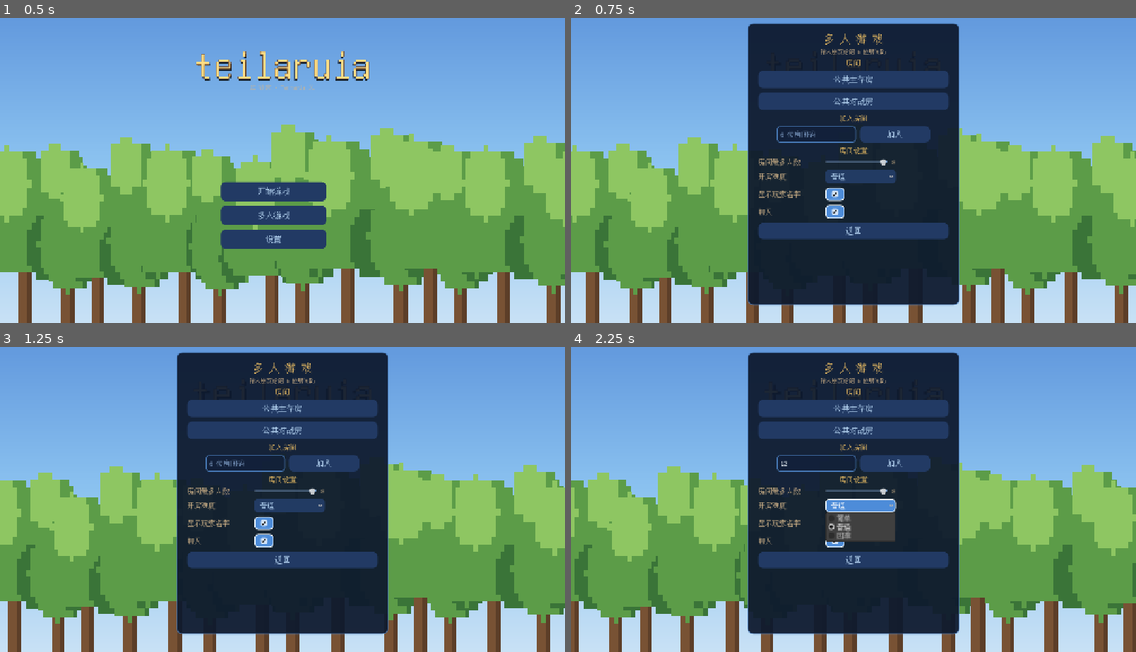
Above: before the commit, frames 1-4 (two rows, left to right).
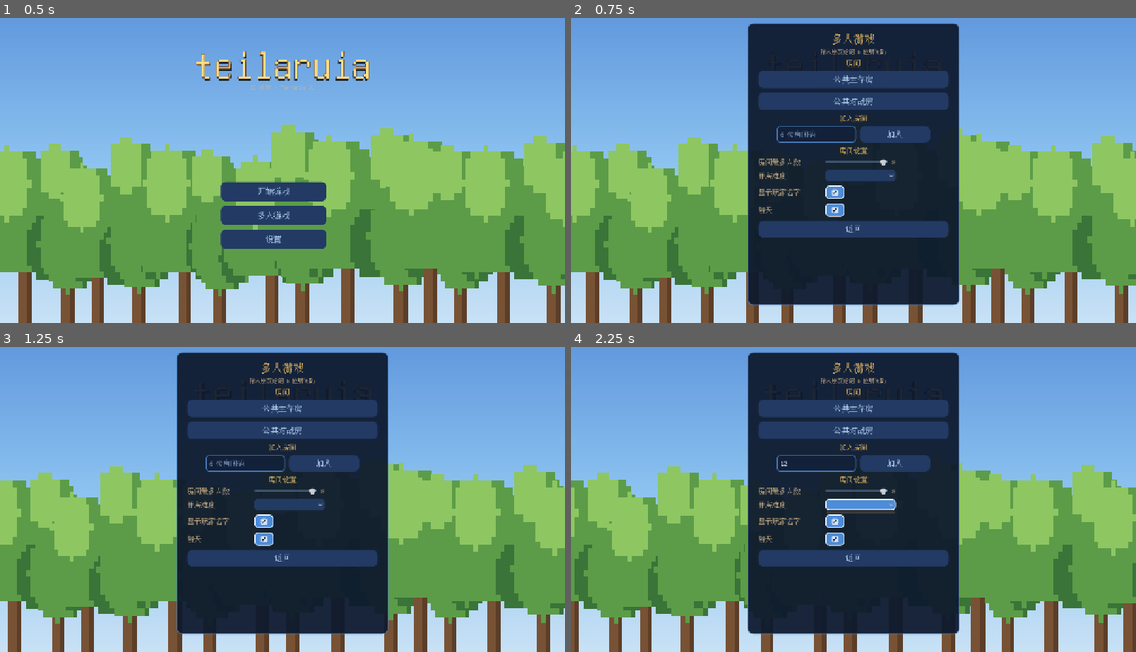
Above: after the commit, the same moments.

Repository: Nornttyy/tielaruia
Game: Godot game, scene res://scenes/main.tscn
Two runs of this game, one before a commit and one after it. Both use one fixed random seed, a clock stepped at 60 frames per second and the inputs below.
Inputs (mouse positions are in pixels of both pictures, inside the frame that each line leads up to):
- Up to frame 1 (0.5 s): no input
- Up to frame 2 (0.75 s): click "多人游戏" at 0.5 s
- Up to frame 3 (1.25 s): no input
- Up to frame 4 (2.25 s): click (813, 462) at 1.27 s; type "12" at 1.35 s; click (859, 505) at 2 s

Frame 1 is identical in both runs. In frame 2, 1.2% of the frame differs, in the area x 33-67%, y 5-73%; in frame 3, 1.2%; in frame 4, 2.3%.
Error after the commit: Invalid access to property or key 'continuous_place' on a base object of type 'Node (game_settings.gd)'. (res://scripts/ui/main_menu.gd:1125)

Commit message:
feat(ui): 多人设置从主菜单挪进游戏里的'多人游戏'面板 (用户要求)
主菜单 MultiplayerPanel 的多人设置区(名字/聊天/人数/难度)隐藏; 改在暂停菜单
点'多人游戏'弹出的 HostPanel 里建这 4 个设置(同 GameSettings 变量, 持久化). 加测试.

Co-Authored-By: Claude Opus 4.8 (1M context) <noreply@anthropic.com>

Diff:
--- a/scripts/ui/main_menu.gd
+++ b/scripts/ui/main_menu.gd
@@ -117,6 +117,7 @@
 	$SettingsPanel/VBox/EnemyHpBarRow/Label.text = Locale.t("settings_enemy_hp_bar")
 	$SettingsPanel/VBox/EnemyHpNumberRow/Label.text = Locale.t("settings_enemy_hp_number")
 	$SettingsPanel/VBox/ScrollWheelRow/Label.text = Locale.t("settings_scroll_zoom")
+	$SettingsPanel/VBox/ContinuousPlaceRow/Label.text = Locale.t("settings_continuous_place")
 	$MultiplayerPanel/VBox/MpSectionLabel.text = Locale.t("settings_mp_section")
 	$MultiplayerPanel/VBox/MpNamesRow/Label.text = Locale.t("settings_mp_show_names")
 	$MultiplayerPanel/VBox/MpChatRow/Label.text = Locale.t("settings_mp_chat")
@@ -1120,6 +1121,9 @@
 	var scroll_cb: CheckBox = $SettingsPanel/VBox/ScrollWheelRow/CheckBox
 	scroll_cb.button_pressed = GameSettings.scroll_wheel_zoom
 	scroll_cb.toggled.connect(func(p: bool): GameSettings.scroll_wheel_zoom = p)
+	var place_cb: CheckBox = $SettingsPanel/VBox/ContinuousPlaceRow/CheckBox
+	place_cb.button_pressed = GameSettings.continuous_place
+	place_cb.toggled.connect(func(p: bool): GameSettings.continuous_place = p)
 	# 多人游戏: 显示名字 / 聊天 开关 + 房间人数滑条
 	var names_cb: CheckBox = $MultiplayerPanel/VBox/MpNamesRow/CheckBox
 	names_cb.button_pressed = GameSettings.mp_show_names
@@ -1142,6 +1146,11 @@
 	diff_opt.add_item(Locale.t("newgame_difficulty_hard"))
 	diff_opt.selected = clampi(GameSettings.mp_host_difficulty, 0, 2)
 	diff_opt.item_selected.connect(func(idx: int): GameSettings.mp_host_difficulty = idx)
+	# 多人设置已挪进游戏里 (暂停菜单 → 多人游戏面板), 主菜单这份隐藏 (用户要求).
+	for n in ["MpSectionLabel", "MpMaxRow", "MpDiffRow", "MpNamesRow", "MpChatRow"]:
+		var mp_node: Node = $MultiplayerPanel/VBox.get_node_or_null(n)
+		if mp_node != null:
+			(mp_node as CanvasItem).visible = false
 	_apply_button_style(back_btn)
 	back_btn.pressed.connect(_on_settings_back_pressed)
 
--- a/scripts/ui/pause_menu.gd
+++ b/scripts/ui/pause_menu.gd
@@ -31,6 +31,7 @@
 	_creative_button.pressed.connect(_on_creative_pressed)
 	_close_button.pressed.connect(_on_host_close_pressed)
 	_build_kick_ui()
+	_build_mp_settings()
 	# NetworkManager 信号 (autoload, 一直在). 用 host 反馈房间码 + 状态.
 	if NetworkManager != null:
 		if not NetworkManager.status_changed.is_connected(_on_mp_status_changed):
@@ -120,6 +121,60 @@
 	vb.add_child(back)
 
 
+# 多人设置 (用户要求: 从主菜单挪到游戏里的"多人游戏"面板). 建在 HostPanel/VBox, 关闭按钮上方.
+func _build_mp_settings() -> void:
+	var vb: VBoxContainer = $HostPanel/VBox if has_node("HostPanel/VBox") else null
+	if vb == null:
+		return
+	var sec := Label.new()
+	sec.text = "多人设置"
+	sec.add_theme_font_size_override("font_size", 14)
+	sec.add_theme_color_override("font_color", Color(0.7, 0.9, 1.0))
+	vb.add_child(sec)
+	# 显示玩家名字 / 允许聊天 (随时可改)
+	vb.add_child(_mp_checkbox_row("显示玩家名字", GameSettings.mp_show_names,
+		func(p: bool): GameSettings.mp_show_names = p))
+	vb.add_child(_mp_checkbox_row("允许聊天", GameSettings.mp_chat_enabled,
+		func(p: bool): GameSettings.mp_chat_enabled = p))
+	# 房间最多人数 (开公共房用; 存下来下次进房生效)
+	var max_row := HBoxContainer.new()
+	var max_lbl := Label.new(); max_lbl.text = "房间最多人数"; max_lbl.custom_minimum_size = Vector2(120, 0)
+	max_row.add_child(max_lbl)
+	var sld := HSlider.new()
+	sld.min_value = 2; sld.max_value = 8; sld.step = 1; sld.value = GameSettings.mp_max_players
+	sld.custom_minimum_size = Vector2(100, 0); sld.size_flags_horizontal = Control.SIZE_EXPAND_FILL
+	UIStyle.style_slider(sld)
+	var val := Label.new(); val.text = str(GameSettings.mp_max_players); val.custom_minimum_size = Vector2(22, 0)
+	sld.value_changed.connect(func(v: float):
+		GameSettings.mp_max_players = int(v)
+		val.text = str(int(v)))
+	max_row.add_child(sld); max_row.add_child(val)
+	vb.add_child(max_row)
+	# 联机难度 (开房用)
+	var diff_row := HBoxContainer.new()
+	var diff_lbl := Label.new(); diff_lbl.text = "联机难度"; diff_lbl.custom_minimum_size = Vector2(120, 0)
+	diff_row.add_child(diff_lbl)
+	var opt := OptionButton.new()
+	opt.add_item("简单"); opt.add_item("普通"); opt.add_item("困难")
+	opt.selected = clampi(GameSettings.mp_host_difficulty, 0, 2)
+	opt.item_selected.connect(func(i: int): GameSettings.mp_host_difficulty = i)
+	diff_row.add_child(opt)
+	vb.add_child(diff_row)
+	# "关闭"按钮挪到最底 (设置显示在它上面)
+	if _close_button != null:
+		vb.move_child(_close_button, -1)
+
+
+func _mp_checkbox_row(text: String, initial: bool, on_toggle: Callable) -> HBoxContainer:
+	var row := HBoxContainer.new()
+	var lbl := Label.new(); lbl.text = text; lbl.custom_minimum_size = Vector2(120, 0)
+	row.add_child(lbl)
+	var cb := CheckBox.new(); cb.button_pressed = initial
+	cb.toggled.connect(on_toggle)
+	row.add_child(cb)
+	return row
+
+
 func _on_kick_pressed() -> void:
 	_vbox.visible = false
 	_kick_panel.visible = true
--- a/tests/unit/test_pause_menu.gd
+++ b/tests/unit/test_pause_menu.gd
@@ -174,3 +174,20 @@
 	assert_true(pm._multiplayer_button.visible, "私人房该显示'多人游戏'(可看房间码)")
 	assert_true(pm._kick_button.visible, "私人房房主该能踢人")
 	_reset_nm()
+
+
+# 多人设置已从主菜单挪进暂停菜单的多人面板 (用户要求)
+func test_mp_settings_built_in_hostpanel():
+	var pm = _make()
+	var vb = pm.get_node("HostPanel/VBox")
+	var has_label := false
+	var has_checkbox := false
+	for c in vb.get_children():
+		if c is Label and c.text == "多人设置":
+			has_label = true
+		if c is HBoxContainer:
+			for cc in c.get_children():
+				if cc is CheckBox:
+					has_checkbox = true
+	assert_true(has_label, "暂停菜单多人面板有'多人设置'区")
+	assert_true(has_checkbox, "多人设置里有开关 (名字/聊天)")
